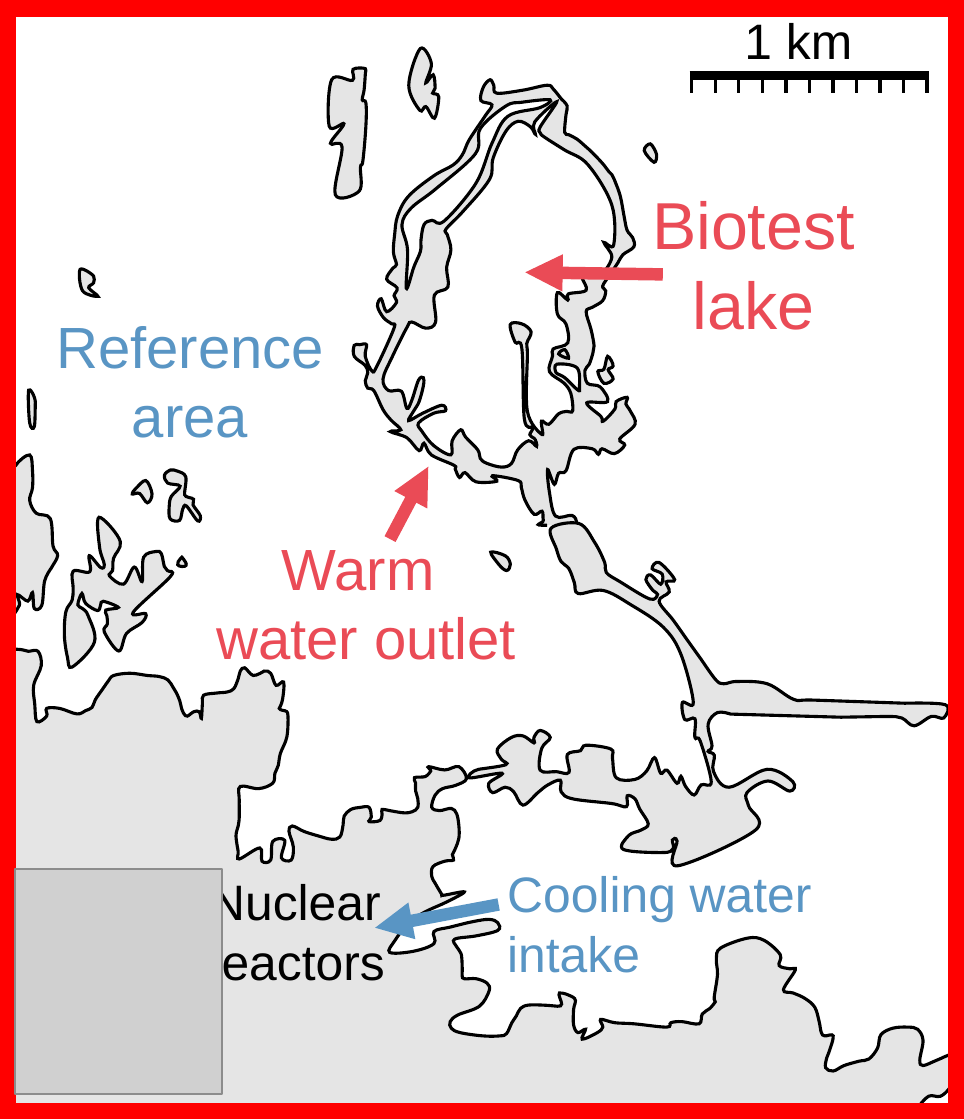
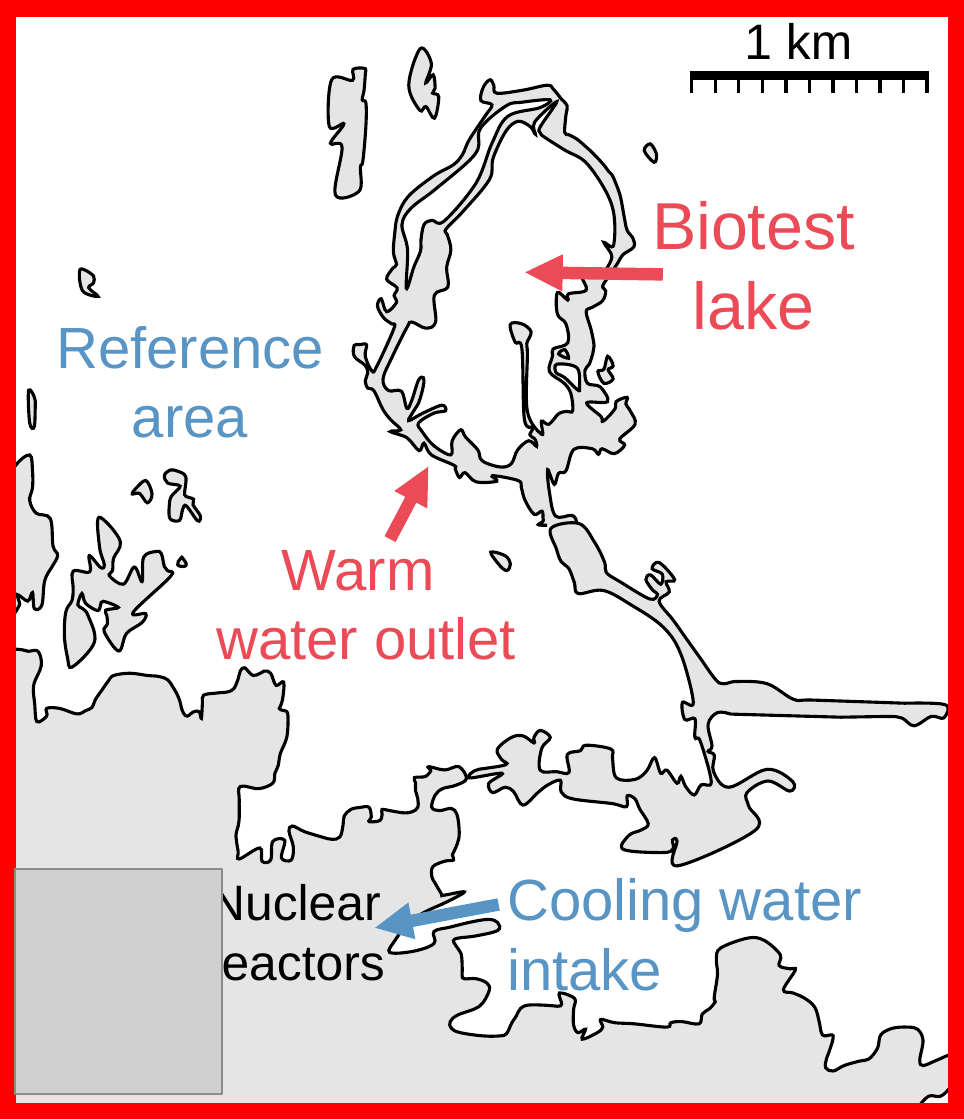
Before and after one commit to maxlindmark/warm-life-history, a slide deck: slide 1 of figures/maps/biotest_map.pptx. Drawn at 964x1120 pixels with LibreOffice and Linux fonts; fonts in the diff are those of the drawing; grey boxes stand for pictures. Boxes give left, top, right and bottom in pixels: in the first picture for what was removed or moved away, otherwise in the second. Text is boxed around its words. In the diff, an @@ line names an element or a change of style, - is before the commit and + after.

```diff
--- a/figures/maps/biotest_map.pptx
+++ b/figures/maps/biotest_map.pptx
@@ text "Cooling water intake" at (x1=507, y1=878, x2=862, y2=1001): size 24 to 28 pt @@
```
Also in this commit, not shown: 8 other files.
